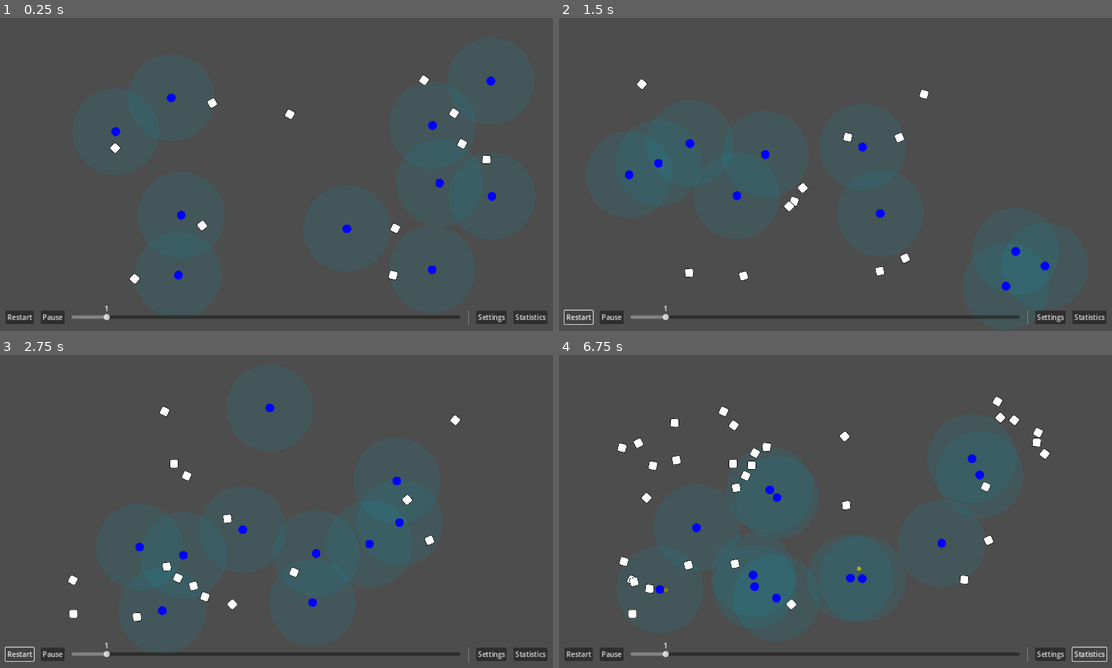
Above: before the commit, frames 1-4 (two rows, left to right).
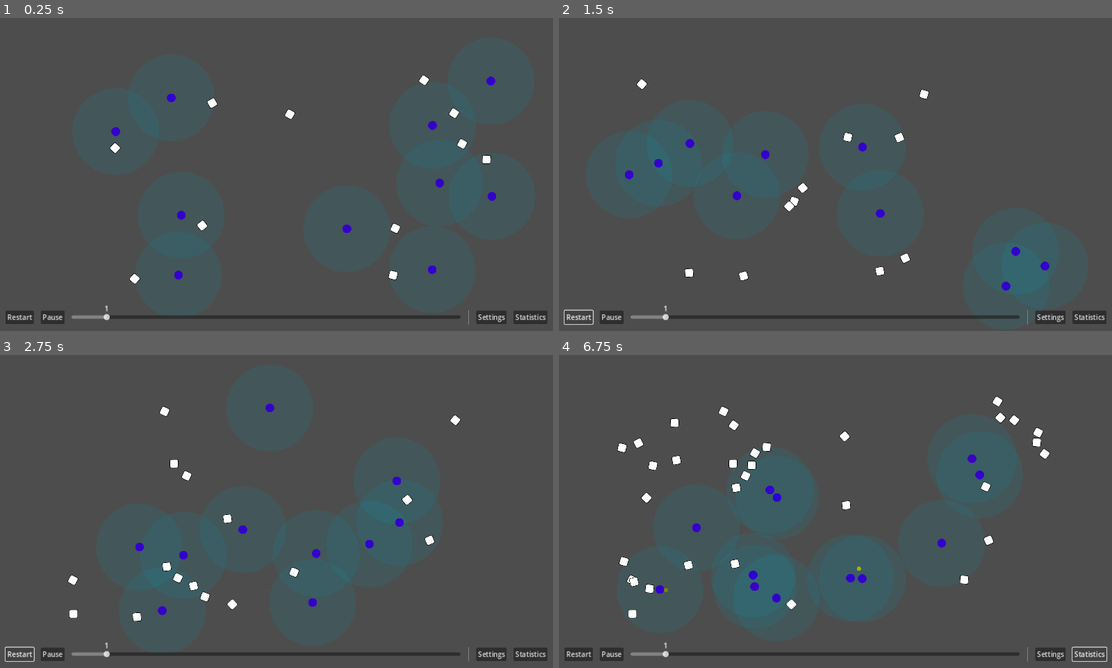
Above: after the commit, the same moments.

Repository: wivest/Natural-Selection
Game: Godot game, scene res://main.tscn
The game is run twice, just before and just after one commit, with the same random seed, the same clock (stepped at 60 frames per second) and the same inputs.
Inputs:
- Up to frame 1 (0.25 s): no input
- Up to frame 2 (1.5 s): click "Restart" at 0.5 s; click "Restart" at 1.25 s
- Up to frame 3 (2.75 s): click "Restart" at 2 s
- Up to frame 4 (6.75 s): click "Statistics" at 2.75 s; click "Current" at 3.5 s; click "Clear" at 4.25 s; click "Current" at 5 s; click "Clear" at 5.75 s; click "Statistics" at 6.5 s

The runs differ from the first frame. In frame 1, 0.4% of the frame differs, in the area x 20-90%, y 18-84%; in frame 2, 0.4%; in frame 3, 0.3%; in frame 4, 0.4%, in the area x 17-77%, y 31-80%.

Commit message:
feat: connect UI parameter

Diff:
--- a/entities/creature/nodes/body.gd
+++ b/entities/creature/nodes/body.gd
@@ -1,7 +1,9 @@
 class_name Body
 extends Sprite2D
 
-static var color_speed_min: float = 100
+static var color_speed_min: float = 20:
+	set(value):
+		color_speed_min = value
 static var color_speed_max: float = 100:
 	set(value):
 		color_speed_max = value
--- a/parameters.gd
+++ b/parameters.gd
@@ -12,6 +12,11 @@
 
 # creature
 var creatures: int = 10
+var color_speed_min: float:
+	set(value):
+		Body.color_speed_min = value
+	get:
+		return Body.color_speed_min
 var color_speed_max: float:
 	set(value):
 		Body.color_speed_max = value
--- a/ui/tabs/settings/sections/scenes/creature.tscn
+++ b/ui/tabs/settings/sections/scenes/creature.tscn
@@ -20,13 +20,27 @@
 script = ExtResource("2_77f0r")
 parameter_name = "creatures"
 
+[node name="ColorSpeedMin" type="HBoxContainer" parent="."]
+layout_mode = 2
+
+[node name="Label" type="Label" parent="ColorSpeedMin"]
+layout_mode = 2
+size_flags_horizontal = 3
+text = "Color speed minimum"
+
+[node name="UIParameter" type="SpinBox" parent="ColorSpeedMin"]
+layout_mode = 2
+size_flags_horizontal = 3
+script = ExtResource("2_77f0r")
+parameter_name = "color_speed_min"
+
 [node name="ColorSpeedMax" type="HBoxContainer" parent="."]
 layout_mode = 2
 
 [node name="Label" type="Label" parent="ColorSpeedMax"]
 layout_mode = 2
 size_flags_horizontal = 3
-text = "Speed color cap"
+text = "Color speed maximum"
 
 [node name="UIParameter" type="SpinBox" parent="ColorSpeedMax"]
 layout_mode = 2
